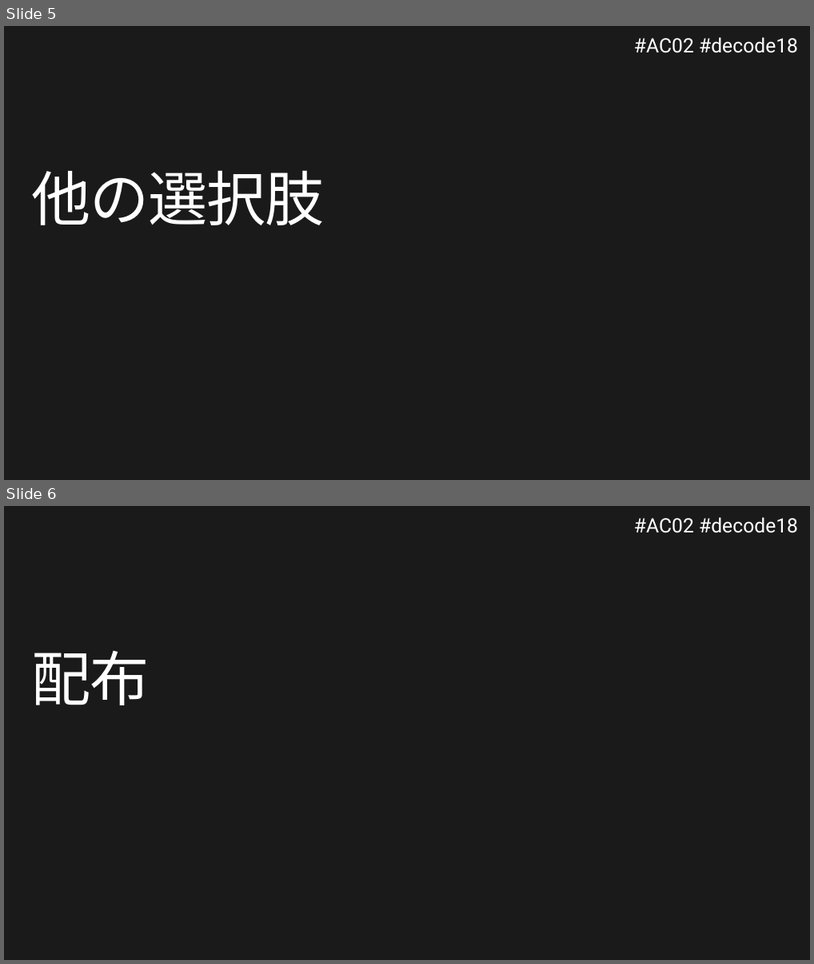
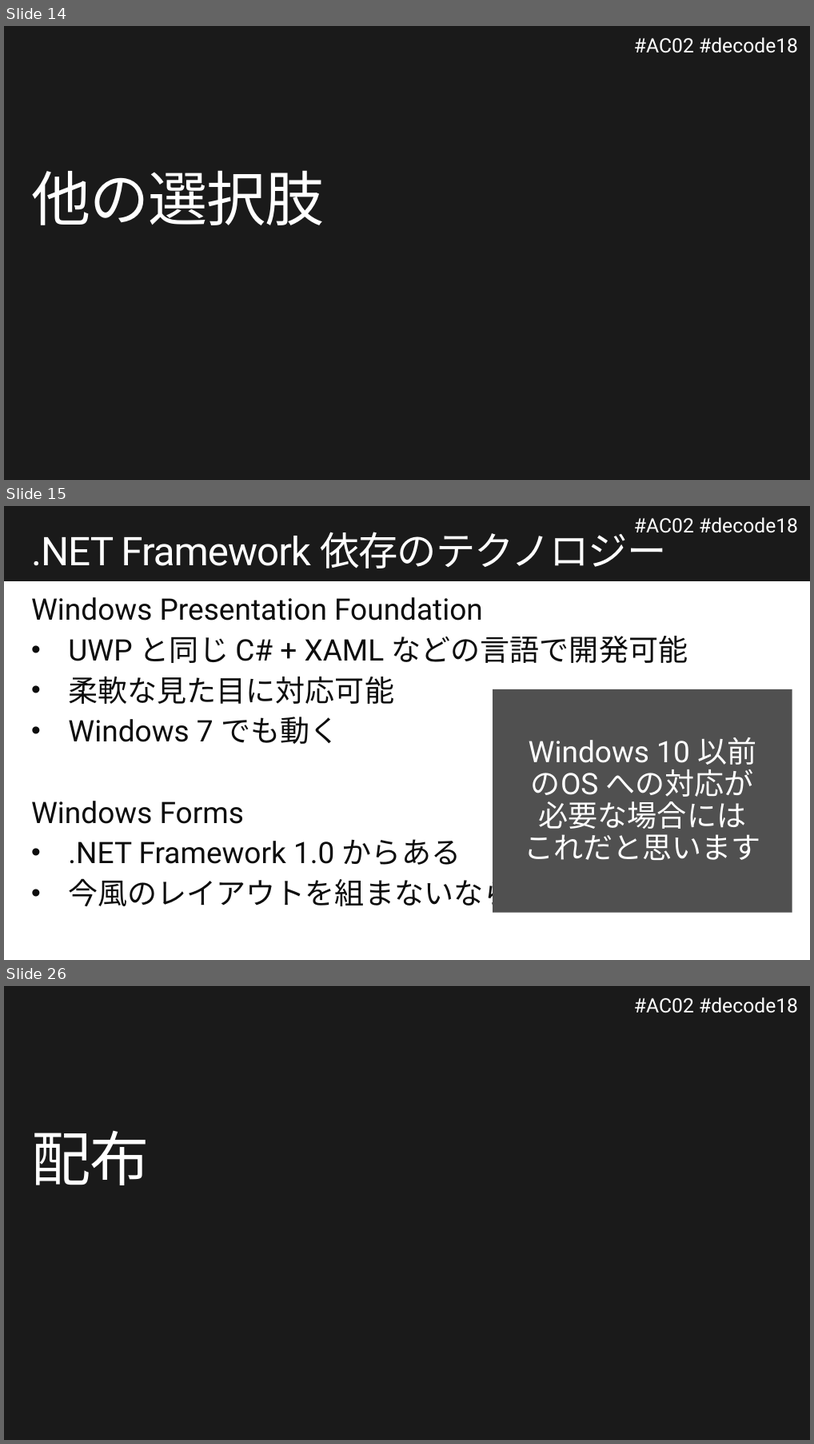
Before and after one commit to runceel/decode2018, a slide deck: docs/AC02.pptx. Shown one above the other, each under a label of ours: slides 5 and 6 before the commit, slides 14, 15 and 26 after it; the slides between them are not shown. The pictures are 814x964 and 814x1444 pixels, drawn with LibreOffice and Linux fonts; fonts in the diff are those of the drawing; background and template pictures are left out. Boxes give left, top, right and bottom in pixels: in the first picture for what was removed or moved away, otherwise in the second. Text is boxed around its words. In the diff, an @@ line names an element or a change of style, - is before the commit and + after.

```diff
--- a/docs/AC02.pptx
+++ b/docs/AC02.pptx
@@ slide 15 added at bbox=[4, 506, 810, 960], background #FFFFFF; not listed: 1 template element that a slide beside it also shows @@
@@ rectangle added at bbox=[4, 506, 810, 581], fill #1A1A1A @@
@@ title added at bbox=[31, 525, 666, 568], 48 pt, text #FFFFFF @@
+.NET Framework 依存のテクノロジー
@@ text added at bbox=[634, 517, 798, 533], 24 pt, text #1A1A1A @@
+#AC02 #decode18
@@ text added at bbox=[31, 597, 689, 912], 36 pt, text #0D0D0D @@
+Windows Presentation Foundation
+• UWP と同じ C# + XAML などの言語で開発可能
+• 柔軟な見た目に対応可能
+• Windows 7 でも動く
+Windows Forms
+• .NET Framework 1.0 からある
+• 今風のレイアウトを組まないなら楽
@@ rectangle added at bbox=[493, 689, 793, 912], fill #505050, 36 pt, text #FFFFFF @@
+Windows 10 以前
+のOS への対応が
+必要な場合には
+これだと思います
@@ what was slide 5 is now slide 14 @@
@@ what was slide 6 is now slide 26 @@
```
Also in this commit, not shown: 3 slides changed, 24 other slides added, 2 slides removed.
